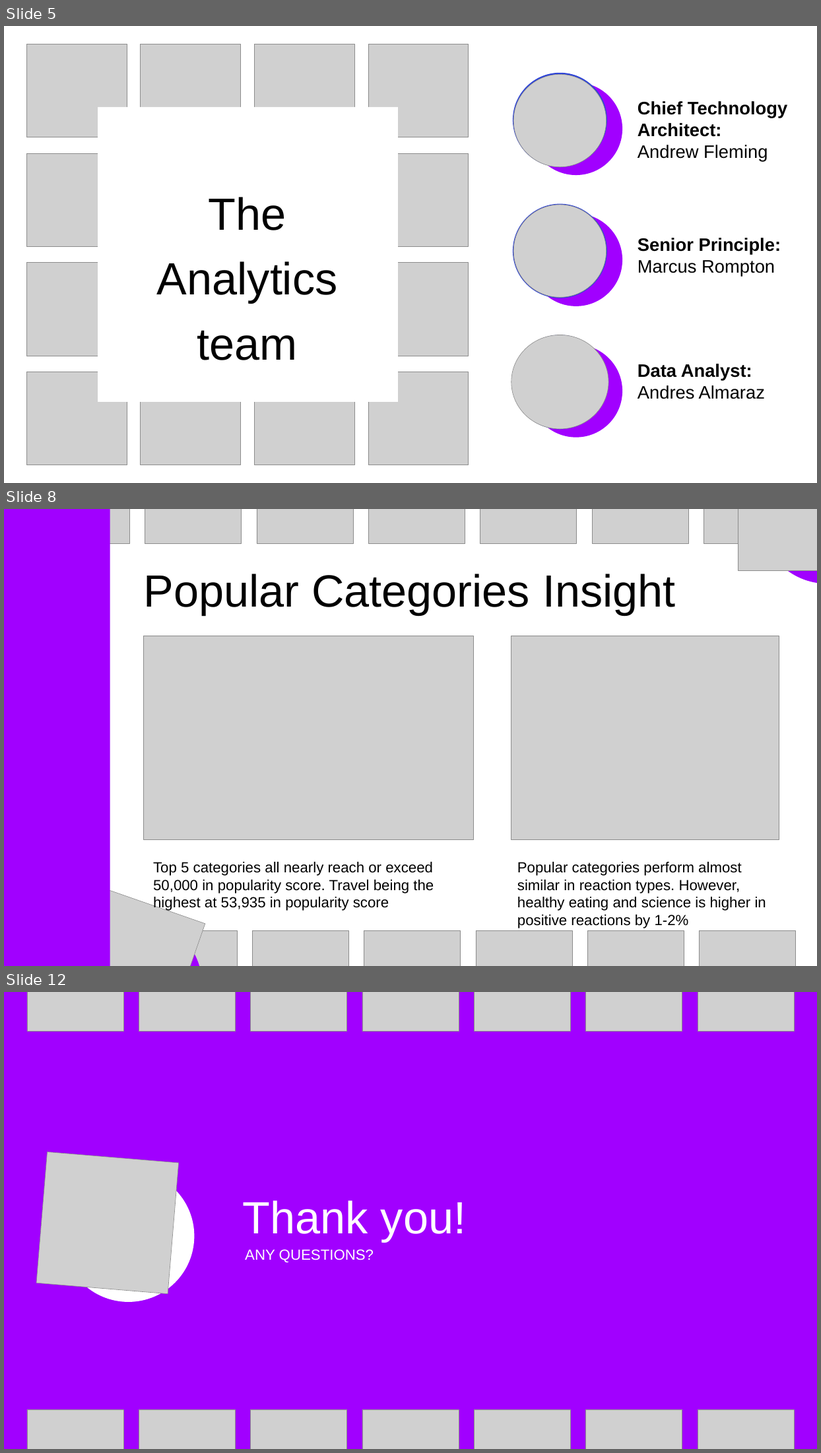
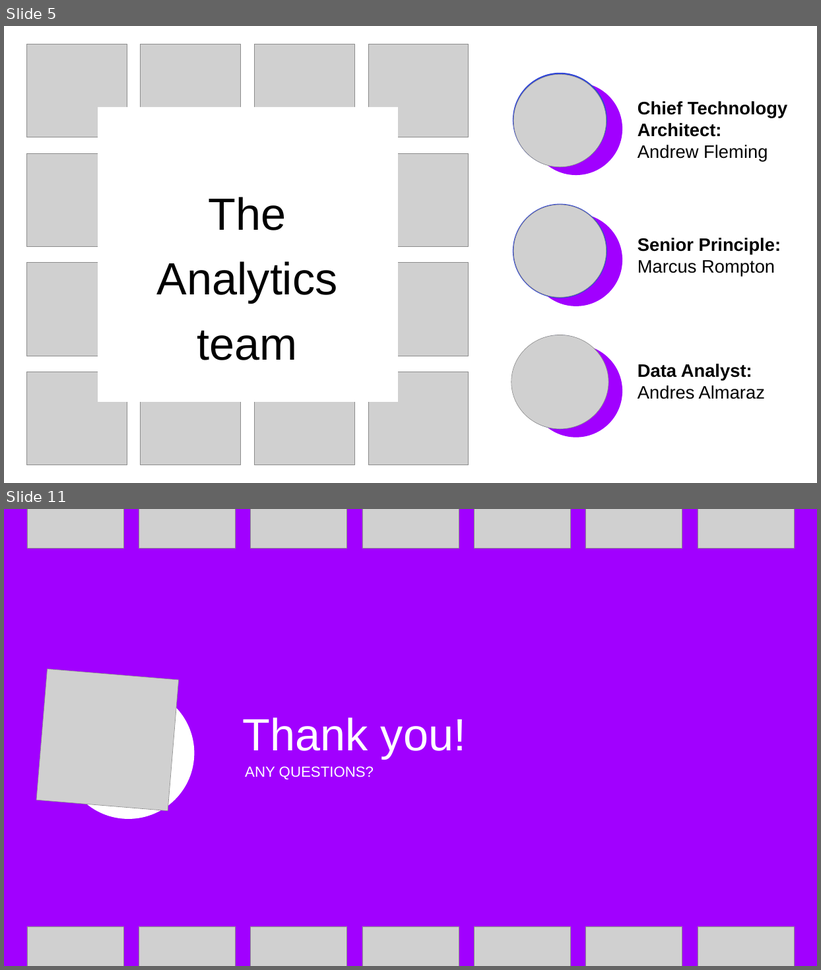
Before and after one commit to Cabone01/Data_Analytics_n_Visualizations, a slide deck: Social Buzz Analysis.pptx. Shown one above the other, each under a label of ours: slides 5, 8 and 12 before the commit, slides 5 and 11 after it; the slides between them are not shown. The pictures are 821x1453 and 821x970 pixels, drawn with LibreOffice and Linux fonts; fonts in the diff are those of the drawing; grey boxes stand for pictures. Boxes give left, top, right and bottom in pixels: in the first picture for what was removed or moved away, otherwise in the second. Text is boxed around its words. In the diff, an @@ line names an element or a change of style, - is before the commit and + after.

```diff
--- a/Social Buzz Analysis.pptx
+++ b/Social Buzz Analysis.pptx
@@ slide 8 removed at (4, 509, 817, 966), background #FFFFFF @@
@@ rectangle removed at (4, 509, 110, 966) @@
@@ group removed at (33, 509, 800, 543): 7 pictures @@
@@ picture removed at (738, 509, 817, 571) @@
@@ freeform shape removed at (760, 509, 817, 584) @@
@@ text removed at (144, 574, 675, 615) @@
-Popular Categories Insight
@@ picture removed at (144, 636, 473, 840) @@
@@ picture removed at (512, 636, 779, 840) @@
@@ text removed at (153, 862, 434, 912) @@
-Top 5 categories all nearly reach or exceed 50,000 in popularity score. Travel being the highest at 53,935 in popularity score
@@ text removed at (517, 862, 766, 929) @@
-Popular categories perform almost similar in reaction types. However, healthy eating and science is higher in positive reactions by 1-2%
@@ picture removed at (32, 879, 205, 966) @@
@@ freeform shape removed at (48, 899, 221, 966) @@
@@ group removed at (29, 931, 795, 966): 7 pictures @@
@@ what was slide 12 is now slide 11 @@
```
Also in this commit, not shown: 4 slides changed, 3 slides added, 3 other slides removed, 1 other file.
